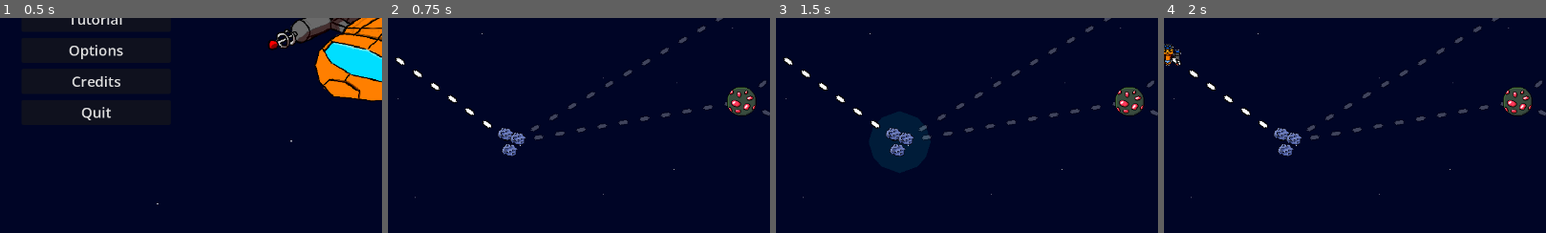
Above: before the commit, frames 1-4 (left to right).
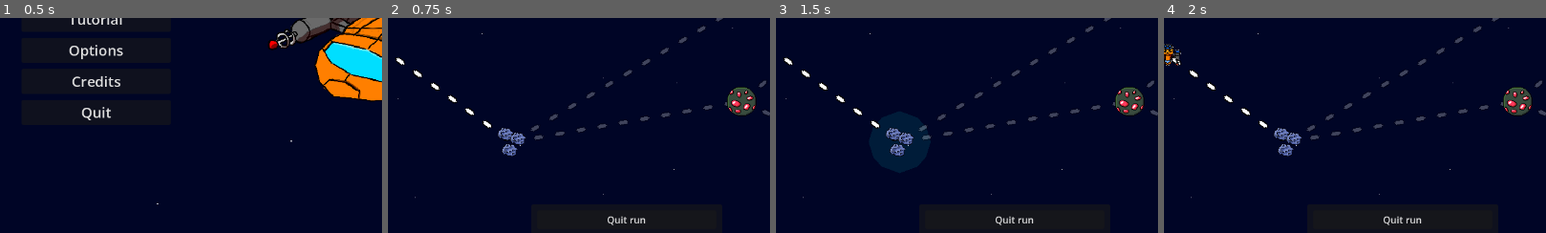
Above: after the commit, the same moments.

Repository: Sadathy/Wild-Jam-93
Game: Godot game, scene res://Scenes/main.tscn
The game is run twice, just before and just after one commit, with the same random seed, the same clock (stepped at 60 frames per second) and the same inputs.
Inputs (mouse positions are % of the whole screen's width and height, from its top left):
- Up to frame 1 (0.5 s): no input
- Up to frame 2 (0.75 s): click "New Game" at 0.5 s
- Up to frame 3 (1.5 s): tap Enter at 1.25 s; drag from (35, 78) to (13, 50) at 1.27 s
- Up to frame 4 (2 s): no input
The pictures show only the part of the screen within x 19-69%, y 50-100%; the shares and areas given below are measured in that part.

Frame 1 is identical in both runs. In frame 2, 0.2% of the frame differs, in the area x 57-68%, y 92-97%; in frame 3, 0.2%; in frame 4, 0.2%.

Commit message:
Quit run button
Added a button to quit the current run

Diff:
--- a/wild-jam-93-project/Scenes/Menus/level_select.tscn
+++ b/wild-jam-93-project/Scenes/Menus/level_select.tscn
@@ -75,3 +75,30 @@
 [node name="Sprite2D" type="Sprite2D" parent="VictoryScreen" unique_id=331811515]
 position = Vector2(803, 300)
 texture = ExtResource("5_8wugl")
+
+[node name="CanvasLayer" type="CanvasLayer" parent="VictoryScreen" unique_id=98931646]
+
+[node name="PanelContainer2" type="PanelContainer" parent="VictoryScreen/CanvasLayer" unique_id=429070985]
+anchors_preset = 7
+anchor_left = 0.5
+anchor_top = 1.0
+anchor_right = 0.5
+anchor_bottom = 1.0
+offset_left = -46.5
+offset_top = -51.0
+offset_right = 46.5
+grow_horizontal = 2
+grow_vertical = 0
+
+[node name="MarginContainer" type="MarginContainer" parent="VictoryScreen/CanvasLayer/PanelContainer2" unique_id=97953574]
+layout_mode = 2
+theme_override_constants/margin_left = 10
+theme_override_constants/margin_top = 10
+theme_override_constants/margin_right = 10
+theme_override_constants/margin_bottom = 10
+
+[node name="ButtonQuitToMenu" type="Button" parent="VictoryScreen/CanvasLayer/PanelContainer2/MarginContainer" unique_id=292060561]
+unique_name_in_owner = true
+custom_minimum_size = Vector2(300, 0)
+layout_mode = 2
+text = "Quit run"
--- a/wild-jam-93-project/Scripts/UI/level_select.gd
+++ b/wild-jam-93-project/Scripts/UI/level_select.gd
@@ -93,8 +93,11 @@
 var starting_stage: bool = false
 
 @onready var victory_screen: CanvasLayer = %VictoryScreen
+@onready var button_quit_to_menu: Button = %ButtonQuitToMenu
 
 func _ready() -> void:
+	button_quit_to_menu.pressed.connect(victory_screen.on_continue)
+
 	var p_arr = PackedVector2Array([Vector2(min_x, max_y), Vector2(max_x, max_y), Vector2(max_x, min_y), Vector2(min_x, min_y)])
 	background.polygon = p_arr
 
@@ -157,9 +160,10 @@
 func victory() -> void:
 	# Go through and queue free all our stages and our stage selector
 	selector.queue_free()
+	button_quit_to_menu.queue_free()
 	for i in no_stages + 1:
 		stages[i]["stage"].queue_free()
-		victory_screen.victory()
+	victory_screen.victory()
 
 
 func make_constellation() -> void:
